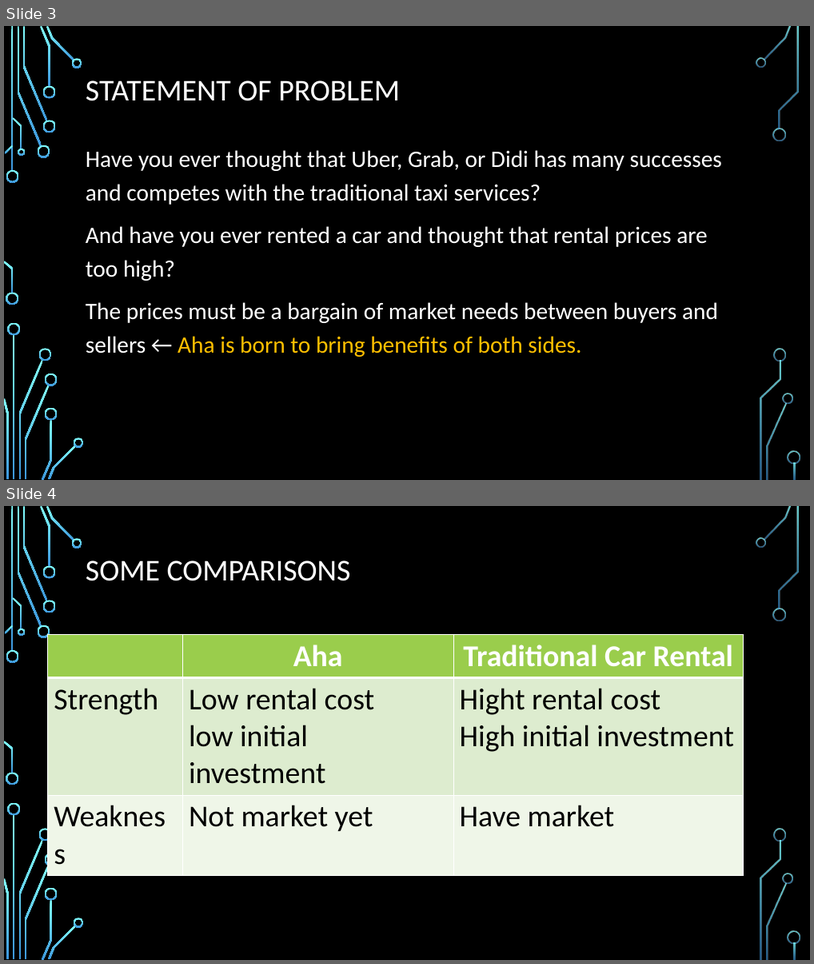
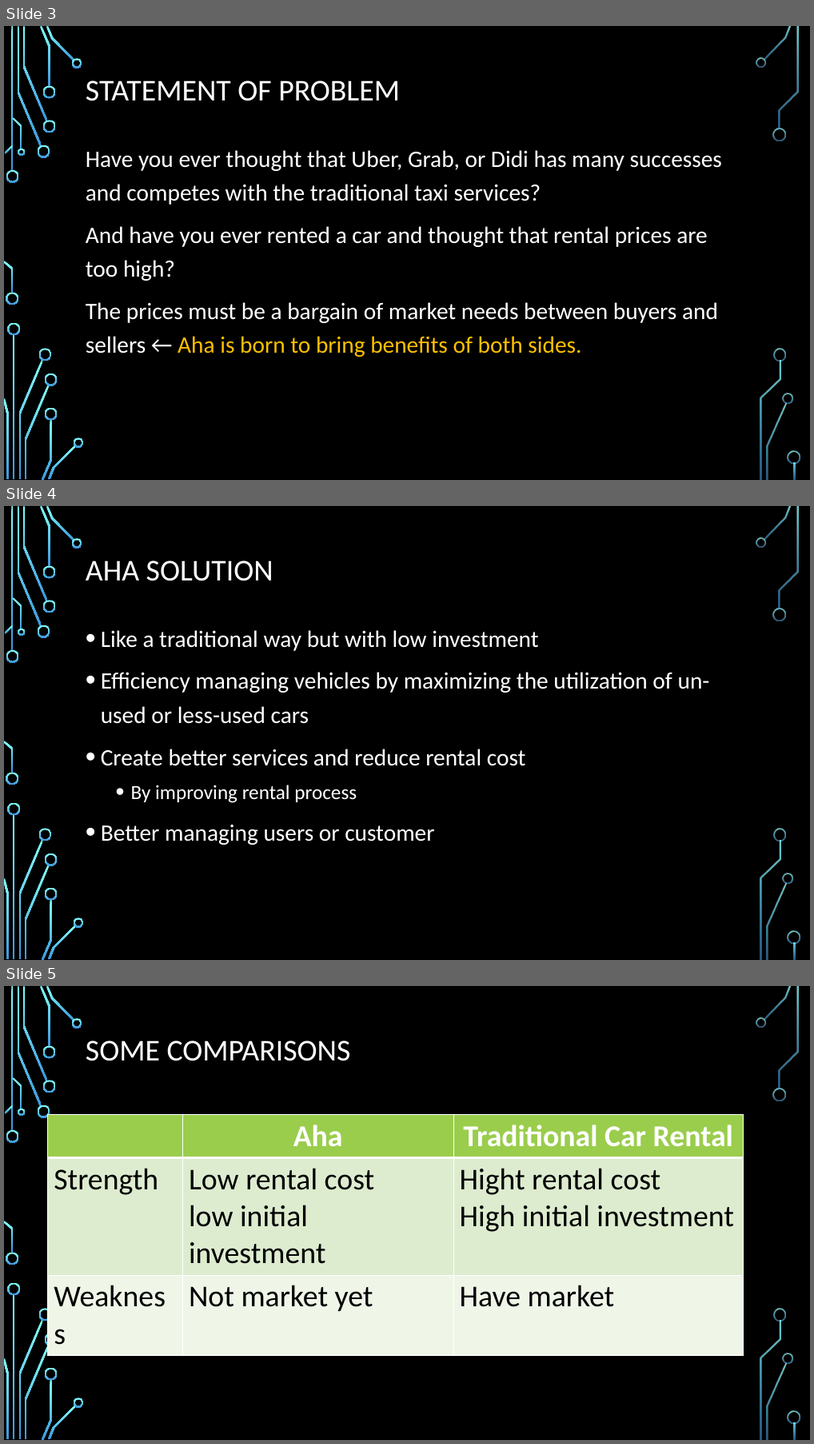
Before and after one commit to leonardo1227/CS425-SWE-Project, a slide deck: Aha-presentation.pptx. Shown one above the other, each under a label of ours: slides 3 and 4 before the commit, slides 3, 4 and 5 after it. The pictures are 814x964 and 814x1444 pixels, drawn with LibreOffice and Linux fonts; fonts in the diff are those of the drawing; background and template pictures are left out. Boxes give left, top, right and bottom in pixels: in the first picture for what was removed or moved away, otherwise in the second. Text is boxed around its words. In the diff, an @@ line names an element or a change of style, - is before the commit and + after.

Commit message:
Update Aha Solution that is deleted

```diff
--- a/Aha-presentation.pptx
+++ b/Aha-presentation.pptx
@@ slide 4 added at (x1=4, y1=506, x2=810, y2=960), background picture (left out); not listed: 36 template elements that a slide beside it also shows @@
@@ title added at (x1=86, y1=560, x2=274, y2=581), 36 pt, text #FFFFFF @@
+AHA SOLUTION
@@ text added at (x1=101, y1=630, x2=710, y2=844), 28 pt, text #FFFFFF @@
+• Like a traditional way but with low investment
+• Efficiency managing vehicles by maximizing the utilization of un-used or less-used cars
+• Create better services and reduce rental cost
+  • By improving rental process
+• Better managing users or customer
@@ what was slide 4 is now slide 5 @@
```
Also in this commit, not shown: 1 slide changed, 1 other file.
